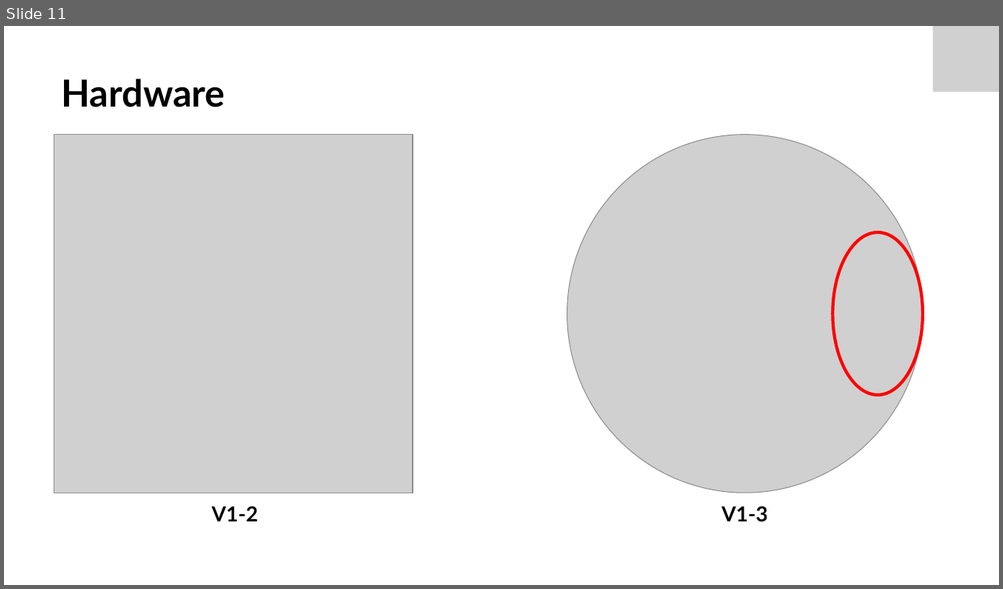
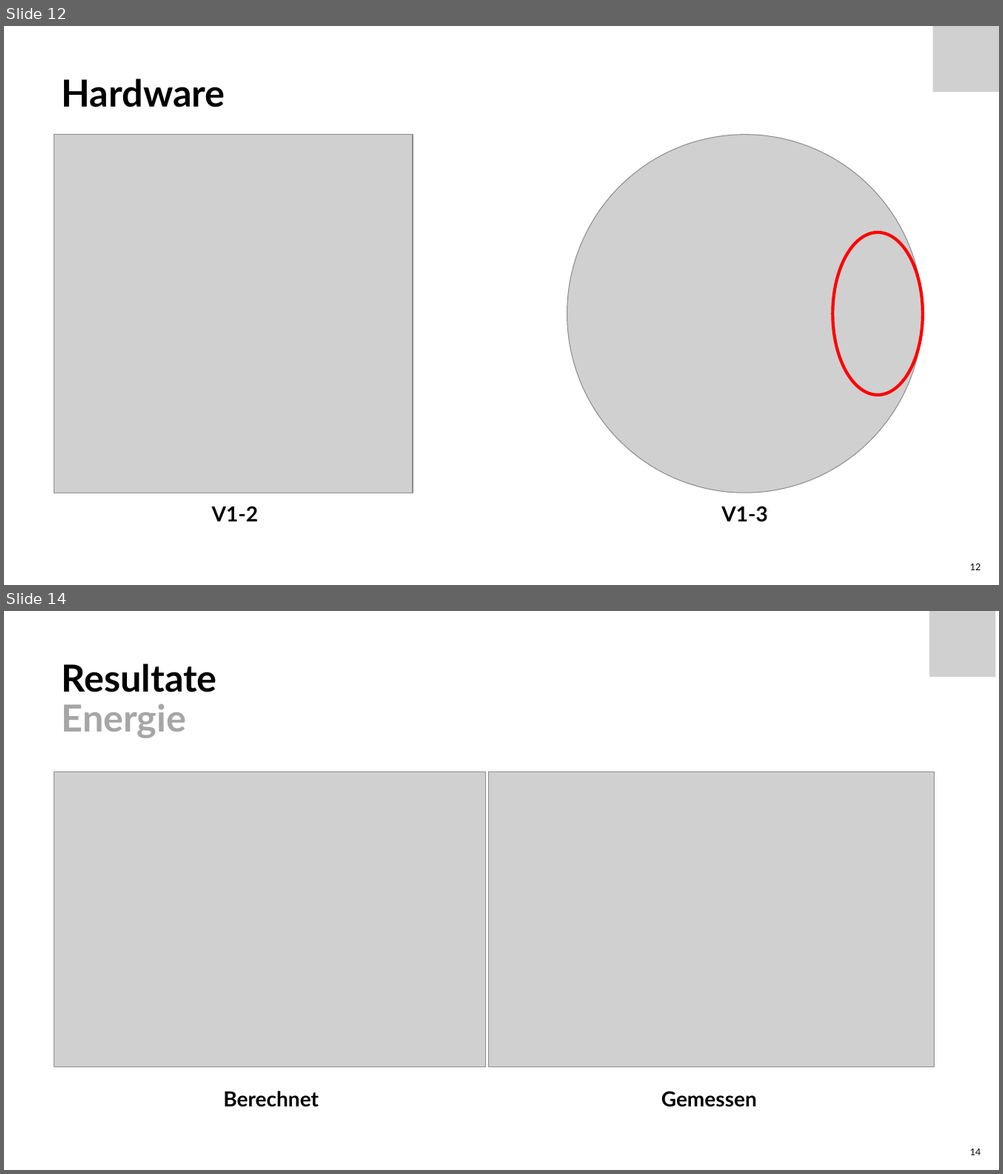
Before and after one commit to Froster2406/BAT2024, a slide deck: Dokumentation/presentation/BAT-EIT-FS24-Präs-Nicora-1507146.pptx. Shown one above the other, each under a label of ours: slide 11 before the commit, slides 12 and 14 after it; the slides between them are not shown. The pictures are 1003x589 and 1003x1174 pixels, drawn with LibreOffice and Linux fonts; fonts in the diff are those of the drawing; grey boxes stand for pictures. Boxes give left, top, right and bottom in pixels: in the first picture for what was removed or moved away, otherwise in the second. Text is boxed around its words. In the diff, an @@ line names an element or a change of style, - is before the commit and + after.

```diff
--- a/Dokumentation/presentation/BAT-EIT-FS24-Präs-Nicora-1507146.pptx
+++ b/Dokumentation/presentation/BAT-EIT-FS24-Präs-Nicora-1507146.pptx
@@ slide 14 added at bbox=[4, 611, 999, 1170], background #FFFFFF @@
@@ picture added at bbox=[929, 611, 996, 678] @@
@@ title added at bbox=[62, 664, 217, 738], 36 pt, text #000000, bold @@
+Resultate
+Energie
@@ picture added at bbox=[54, 772, 485, 1068] @@
@@ picture added at bbox=[489, 772, 934, 1068] @@
@@ text added at bbox=[223, 1091, 318, 1108], 20 pt, text #000000, bold @@
+Berechnet
@@ text added at bbox=[661, 1091, 757, 1108], 20 pt, text #000000, bold @@
+Gemessen
@@ page number added at bbox=[970, 1149, 981, 1156], 9 pt, text #000000 @@
+14
@@ what was slide 11 is now slide 12 @@
@@ slide 12 changed as well @@
@@ page number added at bbox=[970, 564, 981, 571], 9 pt, text #000000 @@
+12
```
Also in this commit, not shown: 16 other slides changed, 2 other slides added, 2 other files.
